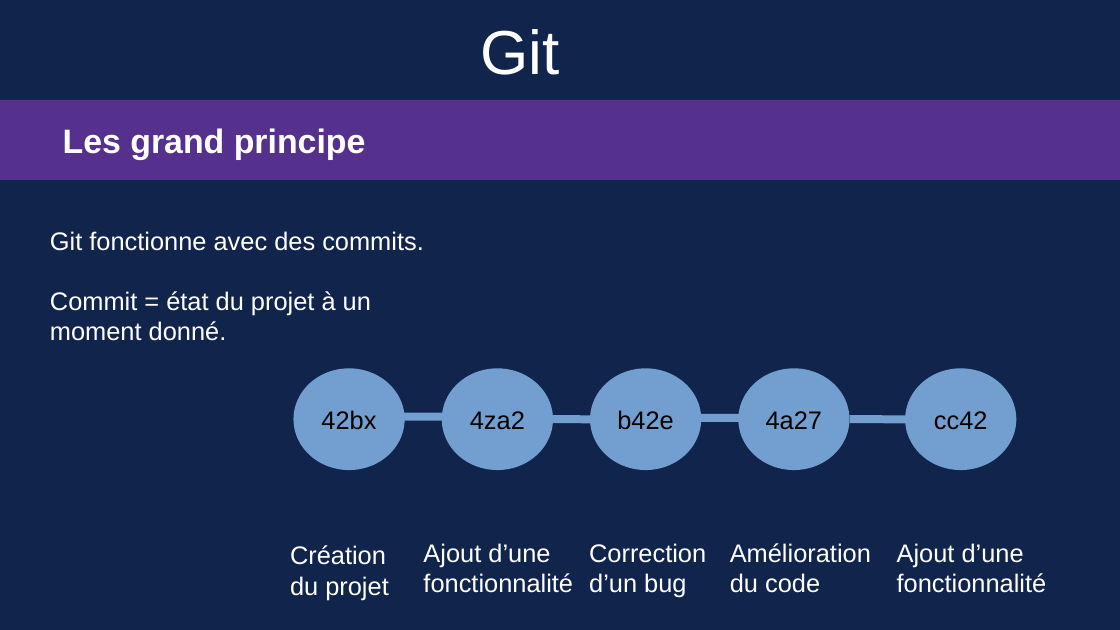
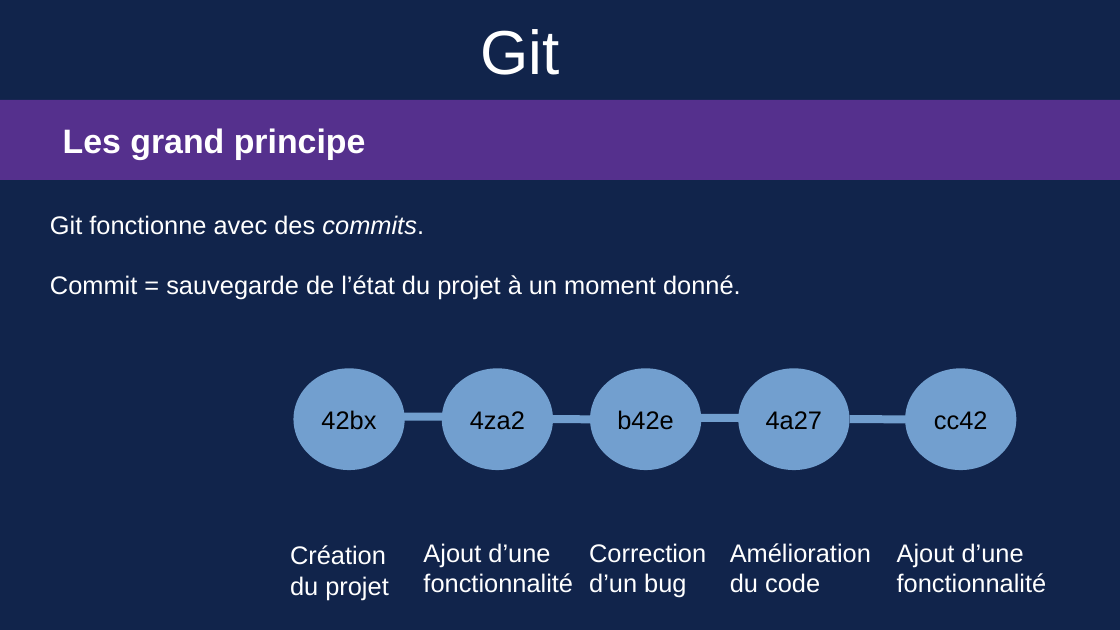
Before and after one commit to Sauvage89/guide_git, a slide deck: slide 5 of guide_git.odp (slide 4 before the commit). Drawn at 1120x630 pixels with LibreOffice and Linux fonts; fonts in the diff are those of the drawing. Boxes give left, top, right and bottom in pixels: in the first picture for what was removed or moved away, otherwise in the second. Text is boxed around its words. In the diff, an @@ line names an element or a change of style, - is before the commit and + after.

```diff
--- a/guide_git.odp
+++ b/guide_git.odp
@@ text "Git fonctionne avec des commits.": place and size @@
-text "Git fonctionne avec des commits." at [50,231,424,251]
+text "Git fonctionne avec des commits." at [50,215,424,235]
@@ text "Git fonctionne avec des commits." at [50,215,424,235]: italic on in "commits." @@
@@ text at [50,275,741,300]: text changed @@
-Commit = état du projet à un moment donné.
+Commit = sauvegarde de l’état du projet à un moment donné.
```
Also in this commit, not shown: 19 other slides changed, 5 slides added, 1 slide removed, 1 other file.
